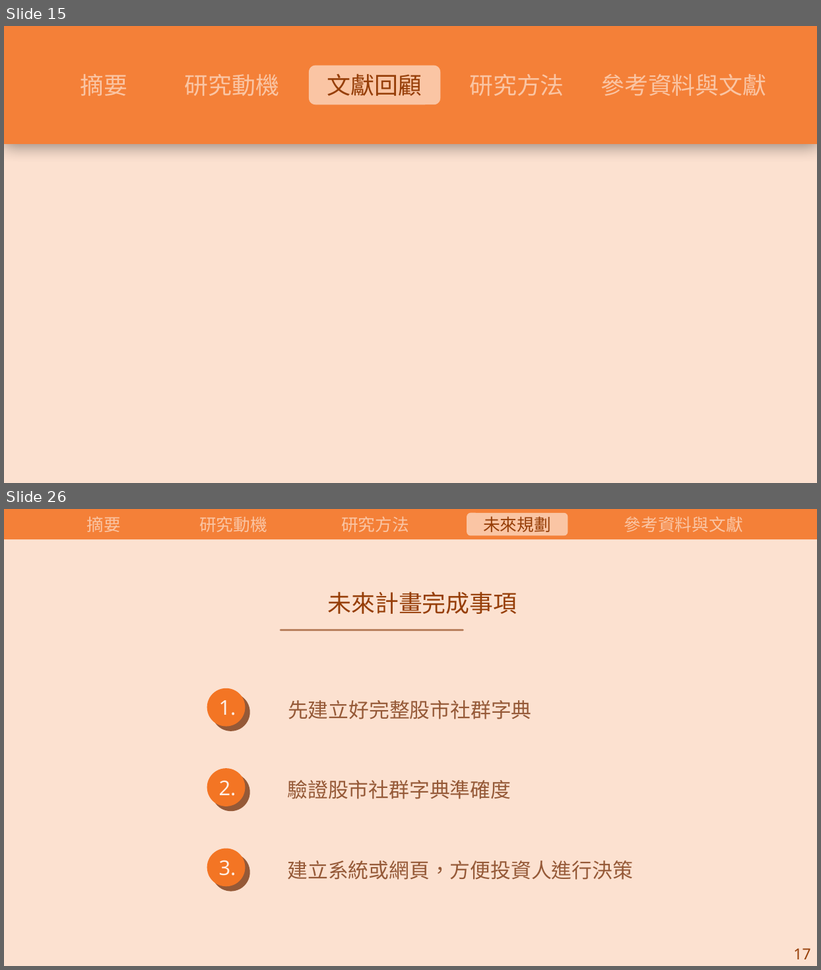
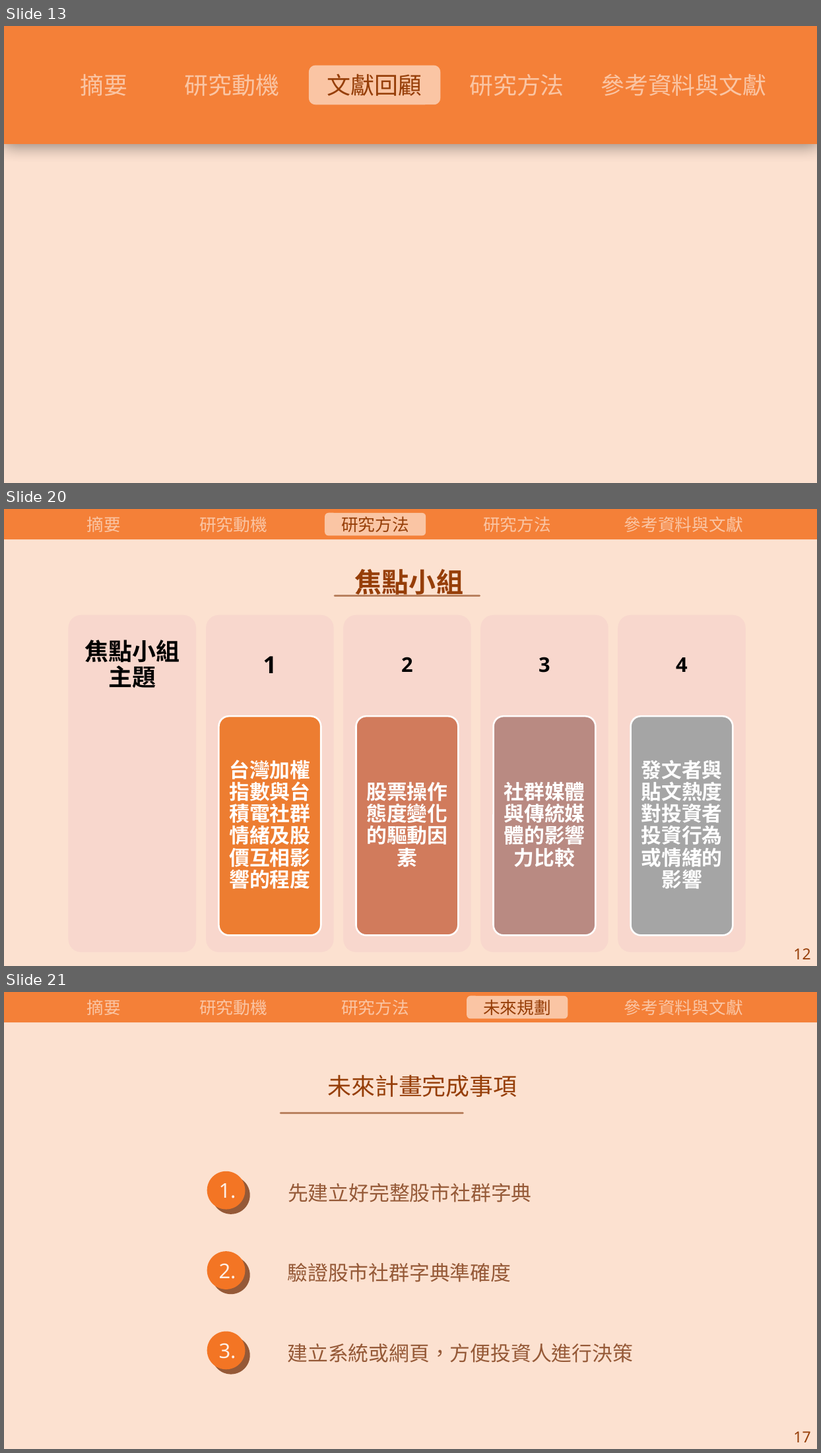
Before and after one commit to carina419/NTUST, a slide deck: 112-2/MI6006701 研究方法/研究方法期末報告.pptx. Shown one above the other, each under a label of ours: slides 15 and 26 before the commit, slides 13, 20 and 21 after it; the slides between them are not shown. The pictures are 821x970 and 821x1453 pixels, drawn with LibreOffice and Linux fonts; fonts in the diff are those of the drawing. Boxes give left, top, right and bottom in pixels: in the first picture for what was removed or moved away, otherwise in the second. Text is boxed around its words. In the diff, an @@ line names an element or a change of style, - is before the commit and + after.

```diff
--- a/112-2/MI6006701 研究方法/研究方法期末報告.pptx
+++ b/112-2/MI6006701 研究方法/研究方法期末報告.pptx
@@ slide 20 added at box(4, 509, 817, 966), background #FFFFFF @@
@@ rectangle added at box(4, 509, 817, 966), fill #FCE1D0 @@
@@ rectangle added at box(4, 509, 817, 539), fill #F48038 @@
@@ text added at box(87, 516, 121, 532), 20 pt, text #FAC5A4 @@
+摘要
@@ text added at box(199, 516, 267, 532), 20 pt, text #FAC5A4 @@
+研究動機
@@ rounded rectangle added at box(325, 513, 426, 536), fill #FAC5A4 @@
@@ text added at box(341, 516, 409, 532), 20 pt, text #963E08 @@
+研究方法
@@ text added at box(483, 516, 551, 532), 20 pt, text #FAC5A4 @@
+研究方法
@@ text added at box(624, 516, 743, 532), 20 pt, text #FAC5A4 @@
+參考資料與文獻
@@ text added at box(355, 569, 463, 597), 32 pt, text #963E08, bold @@
+焦點小組
@@ line added from (480, 595) to (335, 595), #B9815F 2.25 pt @@
@@ group added at box(69, 615, 746, 953): 9 rounded rectangles, 9 texts @@
+焦點小組主題
+1
+台灣加權指數與台積電社群情緒及股價互相影響的程度
+2
+股票操作態度變化的驅動因素
+3
+社群媒體與傳統媒體的影響力比較
+4
+發文者與貼文熱度對投資者投資行為或情緒的影響
@@ text added at box(793, 949, 811, 960), 18 pt, text #963E08 @@
+12
@@ what was slide 15 is now slide 13 @@
@@ what was slide 26 is now slide 21 @@
```
Also in this commit, not shown: 10 slides changed, 5 other slides added, 17 slides removed, 1 other file.
